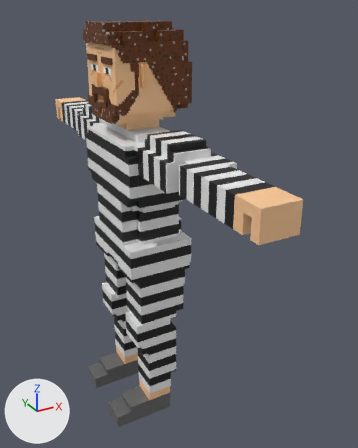
Two versions of the FBX model Male Characters/main_char_prisoner/main_char_prisoner.fbx, one commit apart.
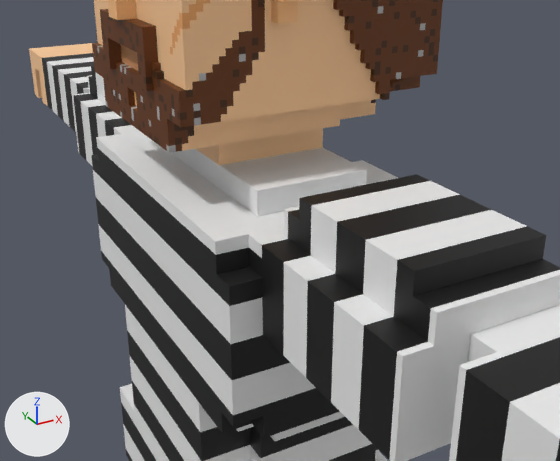
Each version appears first whole from a 50 mm lens placed at (-0.1067, -0.2519, 0.2421), pointed at (0.0255, -0.0115, 0.1219), and next in a close-up from a 50 mm lens placed at (-0.0524, -0.116, 0.2215), pointed at (0.007, -0.008, 0.1675). Arrows for +X, +Y and +Z are at lower left; the lights stay in place. Where no turn or scale is listed for an object, it has been applied to the vertices. Vertices at the same position are counted once.

The first close-up shows 'unamed'.
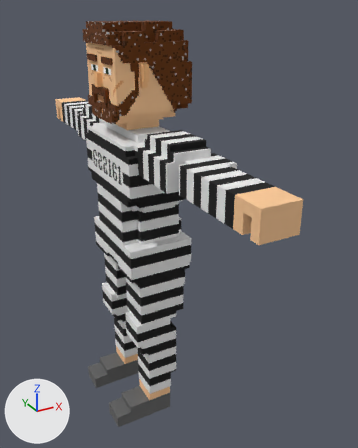
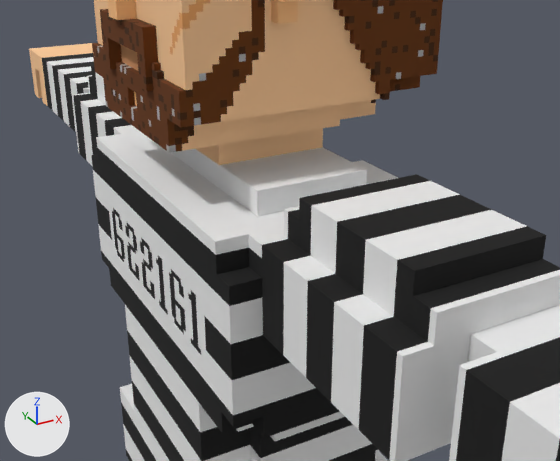
The newer file is also rescaled (x100.0), turned or shifted as a whole; pictures and numbers use the older file's frame.

The change, as JSON lines over the scene's bpy script:
```json
{"op": "add", "block": "mat_palette", "code": ["mat_palette = principled_material('palette')", "mat_palette.texture = img_main_char_prisoner_png", "mat_palette.roughness = 1.0"]}
{"block": "me_unamedmesh", "where": "# used by ob_unamed; location = (0.0, 0.0, 0.0)"}
{"op": "remove", "block": "me_unamedmesh", "code": "me_unamedmesh.from_pydata(...)  # 9081 vertices, 18204 faces; spans x -0.027..0.028, y -0.126..0.126, z 0.0..0.235"}
{"op": "remove", "block": "me_unamedmesh", "code": "me_unamedmesh.materials.append(mat_palettemat)  # picture img_main_char_prisoner_png"}
{"op": "add", "block": "me_unamedmesh", "code": "me_unamedmesh.from_pydata(...)  # 9321 vertices, 18684 faces; spans x -0.027..0.028, y -0.126..0.126, z 0.0..0.235"}
{"block": "me_unamedmesh", "change": "me_unamedmesh part 1"}
{"block": "me_unamedmesh", "change": "12 faces are deleted"}
{"block": "me_unamedmesh", "change": "230 vertices are added at x -0.014..-0.013, y -0.023..0.023, z 0.156..0.166"}
{"block": "me_unamedmesh", "change": "10 new vertices lie (0.0, 0.004, -0.001) away from vertices in x -0.014..-0.013, y -0.014..0.016, z 0.157..0.166"}
{"block": "me_unamedmesh", "change": "492 new faces join them"}
{"op": "add", "block": "me_unamedmesh", "code": "me_unamedmesh.materials.append(mat_palette)  # picture img_main_char_prisoner_png"}
```

Changed parts and their boxes [x1, y1, x2, y2] in the close-ups (560 x 461 px):
```json
{"part": 1, "of": "me_unamedmesh", "change": "built on", "before": [93, 170, 233, 415], "after": [93, 170, 233, 415]}
```
